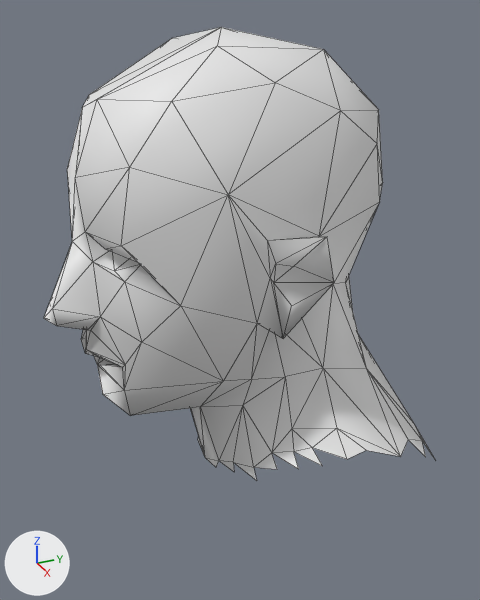
What one commit did to the glTF model assets/characters/wardrobe/heads/young.glb.
One viewpoint serves both versions: a 50 mm lens placed at (0.375, -0.156, 1.829), pointed at (0.006, 0.01, 1.644). The axes (+X, +Y, +Z) are drawn at lower left. The lights are the same throughout. The first picture is the older version. Mesh edges are drawn as thin lines. Vertices at exactly the same position are counted once.

The older version as bpy lines, for what is in view:
```python
me_sphere_005_retopology_007 = bpy.data.meshes.new('Sphere.005_Retopology.007')
me_sphere_005_retopology_007.from_pydata(...)  # 197 vertices, 341 faces; spans x -0.098..0.098, y -0.116..0.131, z 1.518..1.813
me_sphere_005_retopology_007.materials.append(mat_wr_closed)  # white #e7e7e7
ob_head_young = bpy.data.objects.new('Head_young', me_sphere_005_retopology_007)
ob_head_young.location = (0.0, 0.0, 0.0)
```
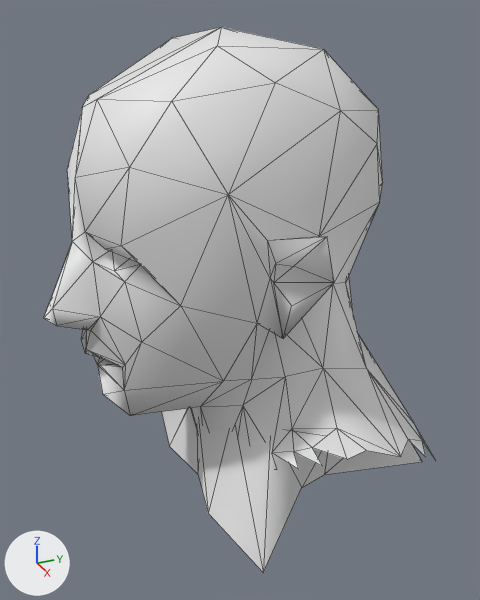
Where the change shows, as pixel boxes (x1, y1, x2, y2) in the pictures (480 x 600 px):
'Head_young', reshaped (20% taller)
    before: (44, 27, 435, 481)
    after: (44, 27, 435, 572)
part 1 of me_sphere_005_retopology_007, added
    after: (161, 408, 422, 572)

Patch to the scene script:
```diff
--- a/assets/characters/wardrobe/heads/young.glb.py
+++ b/assets/characters/wardrobe/heads/young.glb.py
@@ mat_wr_strips @@
+mat_wr_strips = principled_material('WR_strips')
+mat_wr_strips.base_color = (0.8, 0.8, 0.8)  # white #e7e7e7
@@ me_sphere_005_retopology_007 @@
 # used by ob_head_young; location = (0.0, 0.0, 0.0)
-me_sphere_005_retopology_007.from_pydata(...)  # 197 vertices, 341 faces; spans x -0.098..0.098, y -0.116..0.131, z 1.518..1.813
+me_sphere_005_retopology_007.from_pydata(...)  # 221 vertices, 365 faces; spans x -0.103..0.103, y -0.116..0.14, z 1.505..1.813
+# me_sphere_005_retopology_007 part 1: a new loose piece of 24 vertices spanning x -0.103..0.103, y -0.03..0.14, z 1.505..1.571, in mat_wr_closed (white #e7e7e7)
 me_sphere_005_retopology_007.materials.append(mat_wr_closed)
+me_sphere_005_retopology_007.materials.append(mat_wr_strips)  # white #e7e7e7
```
